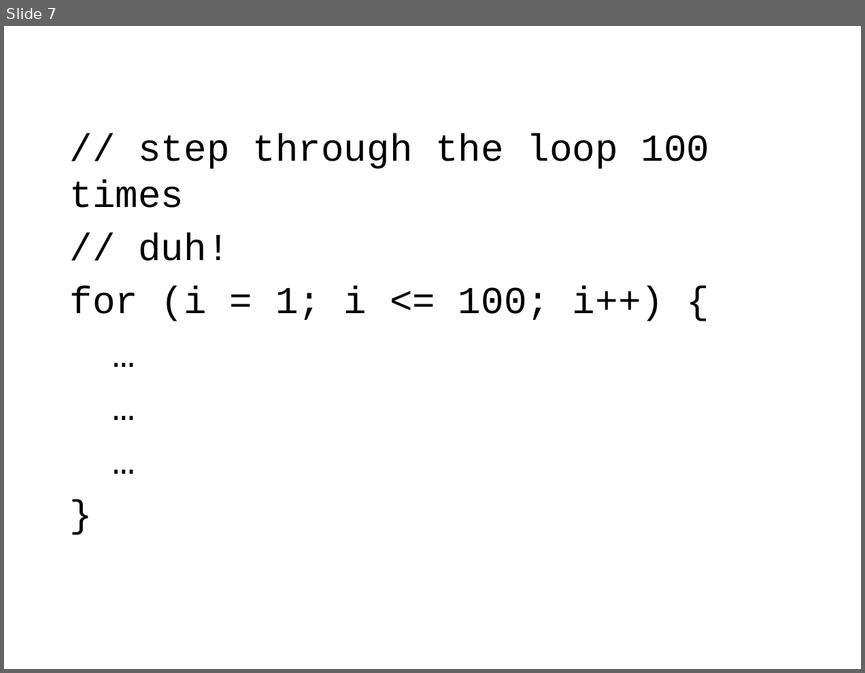
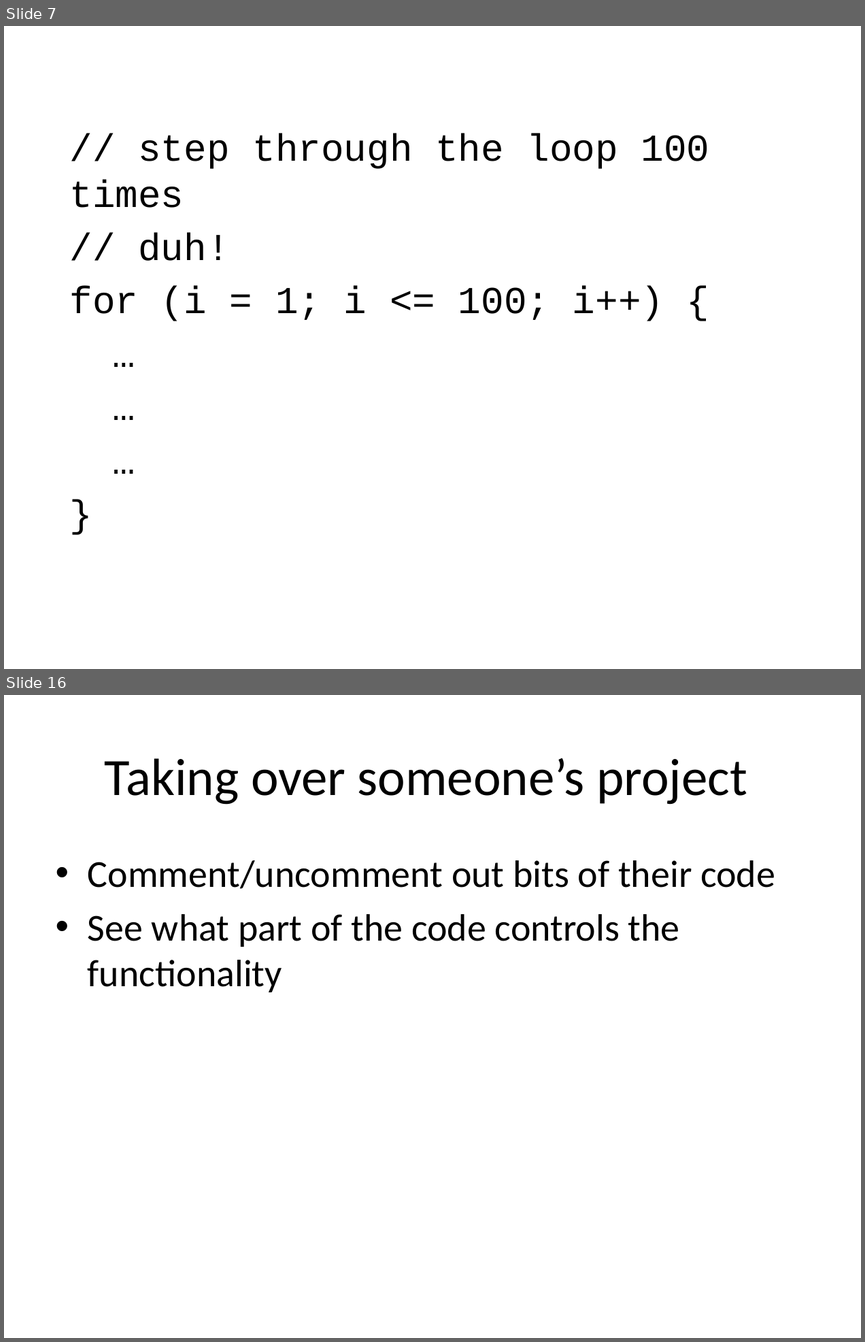
Before and after one commit to lkloh/USArray, a slide deck: BasicsOfCoding/BasicsOfCoding.pptx. Shown one above the other, each under a label of ours: slide 7 before the commit, slides 7 and 16 after it; the slides between them are not shown. The pictures are 865x673 and 865x1342 pixels, drawn with LibreOffice and Linux fonts; fonts in the diff are those of the drawing. Boxes give left, top, right and bottom in pixels: in the first picture for what was removed or moved away, otherwise in the second. Text is boxed around its words. In the diff, an @@ line names an element or a change of style, - is before the commit and + after.

```diff
--- a/BasicsOfCoding/BasicsOfCoding.pptx
+++ b/BasicsOfCoding/BasicsOfCoding.pptx
@@ slide 16 added at (4, 695, 861, 1338), background #FFFFFF @@
@@ title added at (105, 758, 747, 804), 44 pt, text #000000 @@
+Taking over someone’s project
@@ text added at (88, 860, 775, 992), 32 pt, text #000000 @@
+• Comment/uncomment out bits of their code
+• See what part of the code controls the functionality
```
Also in this commit, not shown: 7 slides changed, 3 other slides added, 1 slide removed.
